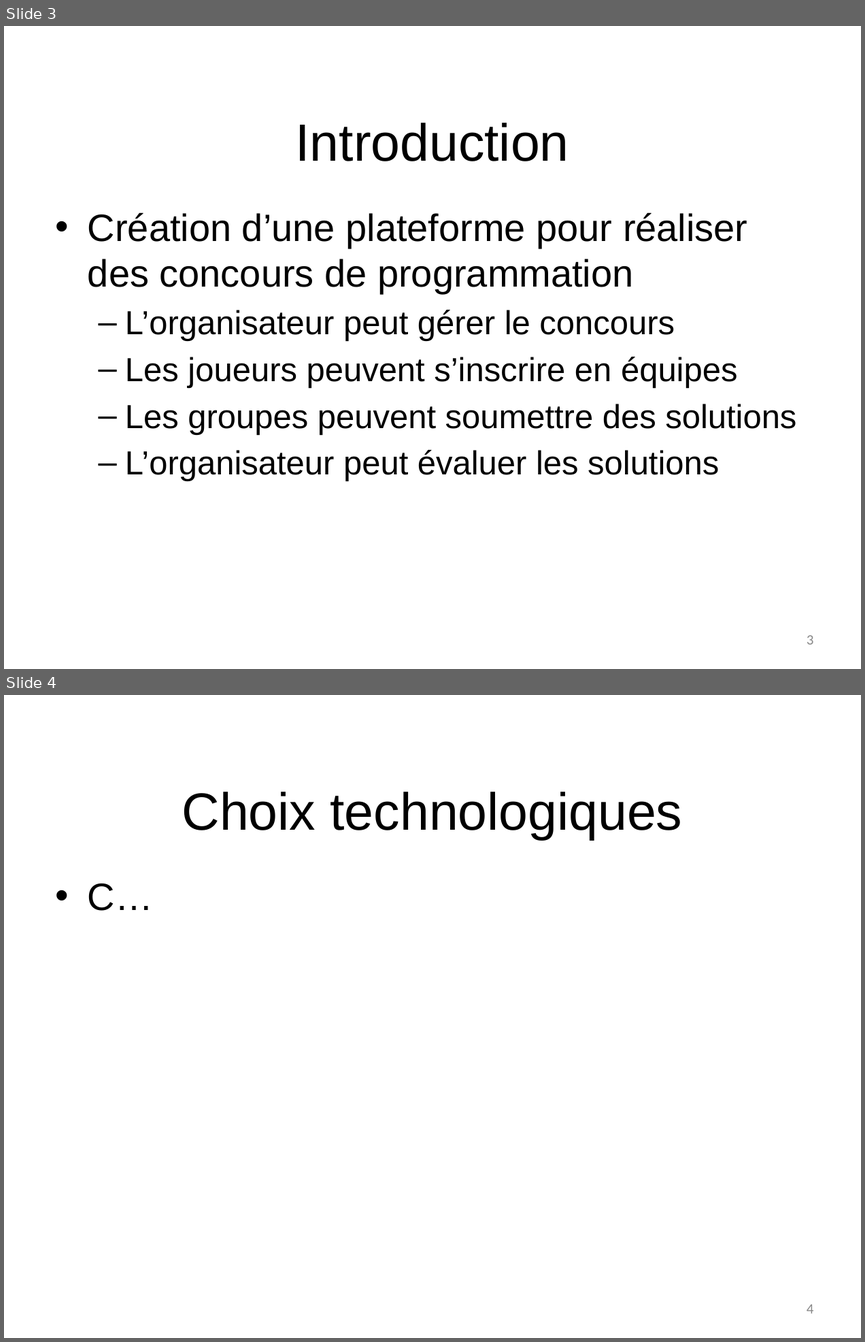
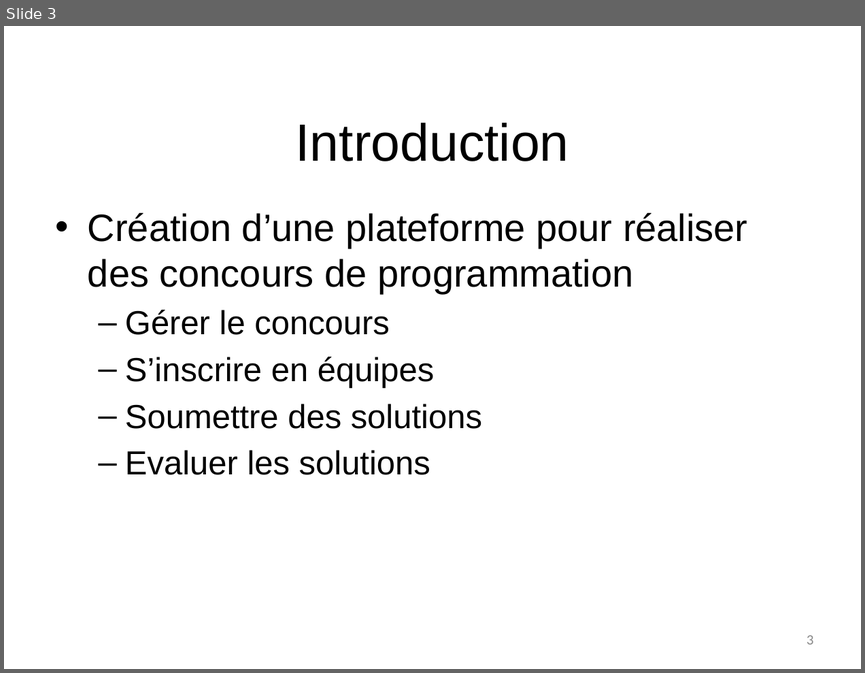
Before and after one commit to NicolasFuchs/Hashcode, a slide deck: Presentation/G6_presentation_intermediaire_fuchs_butty_rial.pptx. Shown one above the other, each under a label of ours: slides 3 and 4 before the commit, slide 3 after it. The pictures are 865x1342 and 865x673 pixels, drawn with LibreOffice and Linux fonts; fonts in the diff are those of the drawing; background and template pictures are left out. Boxes give left, top, right and bottom in pixels: in the first picture for what was removed or moved away, otherwise in the second. Text is boxed around its words. In the diff, an @@ line names an element or a change of style, - is before the commit and + after.

```diff
--- a/Presentation/G6_presentation_intermediaire_fuchs_butty_rial.pptx
+++ b/Presentation/G6_presentation_intermediaire_fuchs_butty_rial.pptx
@@ slide 4 removed at [4, 695, 861, 1338], background #FFFFFF @@
@@ title removed at [182, 792, 683, 840] @@
-Choix technologiques
@@ text removed at [88, 883, 153, 911] @@
-• C…
@@ page number removed at [806, 1304, 814, 1313] @@
-4
@@ slide 3 changed as well @@
@@ text at [125, 310, 482, 475]: text changed @@
-  – L’organisateur peut gérer le concours
-  – Les joueurs peuvent s’inscrire en équipes
-  – Les groupes peuvent soumettre des solutions
-  – L’organisateur peut évaluer les solutions
+  – Gérer le concours
+  – S’inscrire en équipes
+  – Soumettre des solutions
+  – Evaluer les solutions
```
Also in this commit, not shown: 2 other slides changed, 9 slides added, 6 other slides removed, 9 other files.
